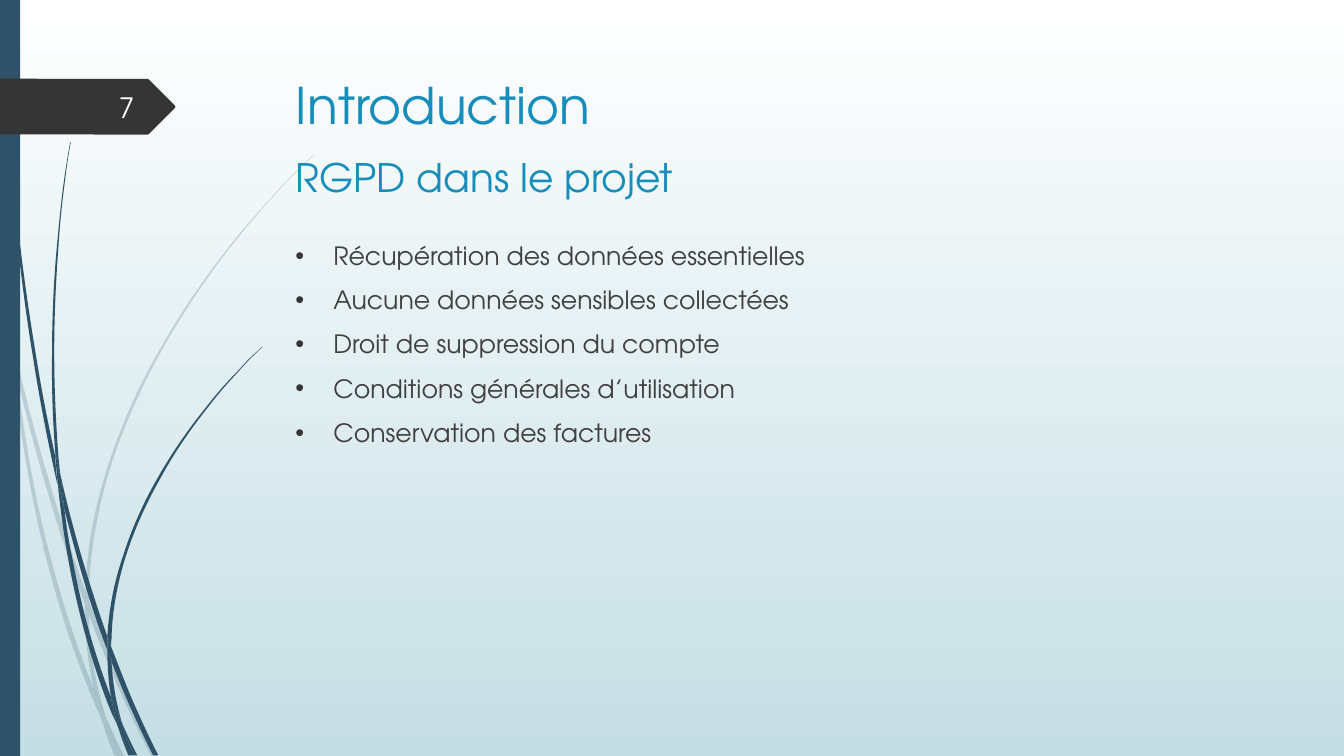
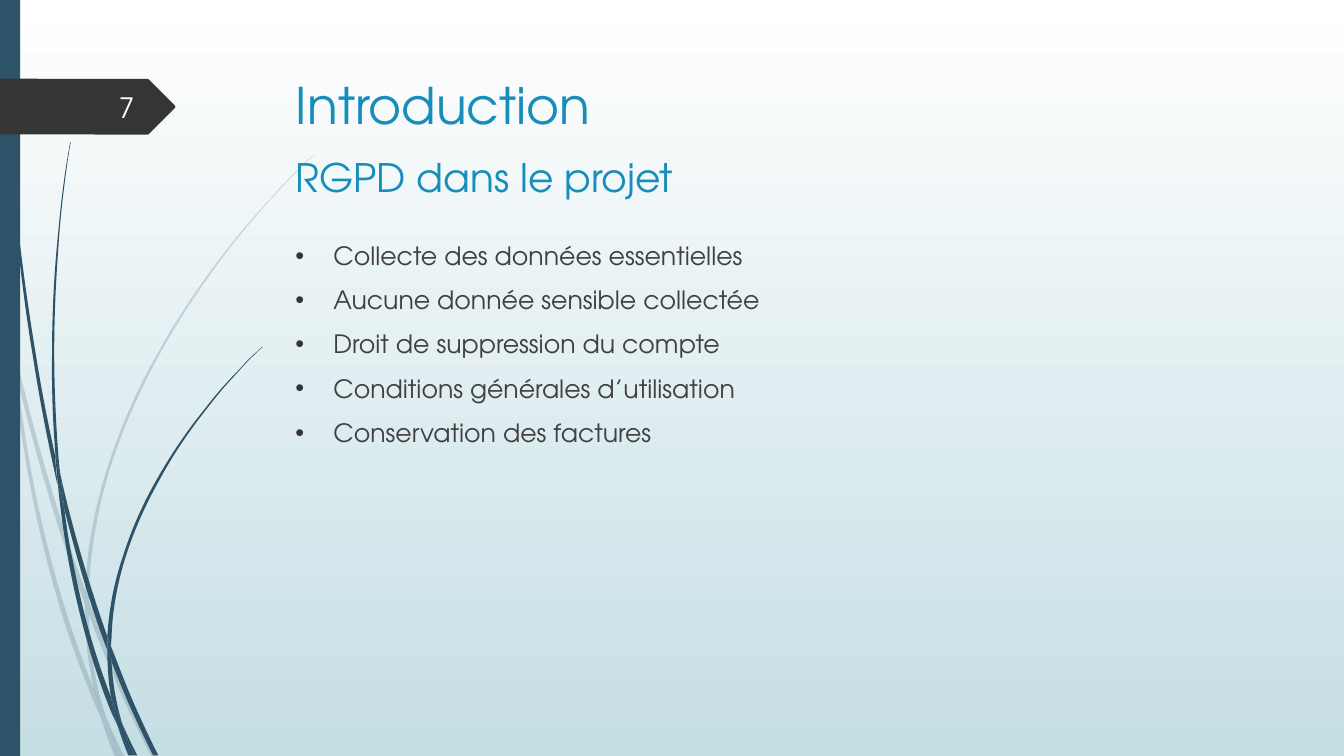
Before and after one commit to LisaF0/projet, a slide deck: slide 7 of aDoc/Projet boutique en ligne.pptx. Drawn at 1344x756 pixels with LibreOffice and Linux fonts; fonts in the diff are those of the drawing. Boxes give left, top, right and bottom in pixels: in the first picture for what was removed or moved away, otherwise in the second. Text is boxed around its words. In the diff, an @@ line names an element or a change of style, - is before the commit and + after.

```diff
--- a/aDoc/Projet boutique en ligne.pptx
+++ b/aDoc/Projet boutique en ligne.pptx
@@ text at (333,246,759,310): text changed @@
-• Récupération des données essentielles
-• Aucune données sensibles collectées
+• Collecte des données essentielles
+• Aucune donnée sensible collectée
```
Also in this commit, not shown: 7 other slides changed, 2 slides added, 6 other files.
